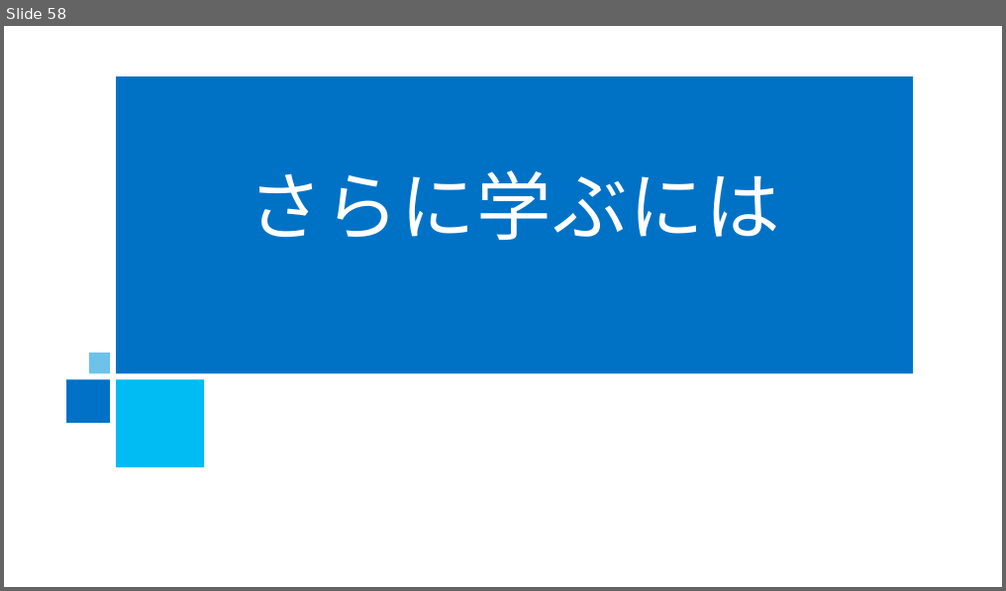
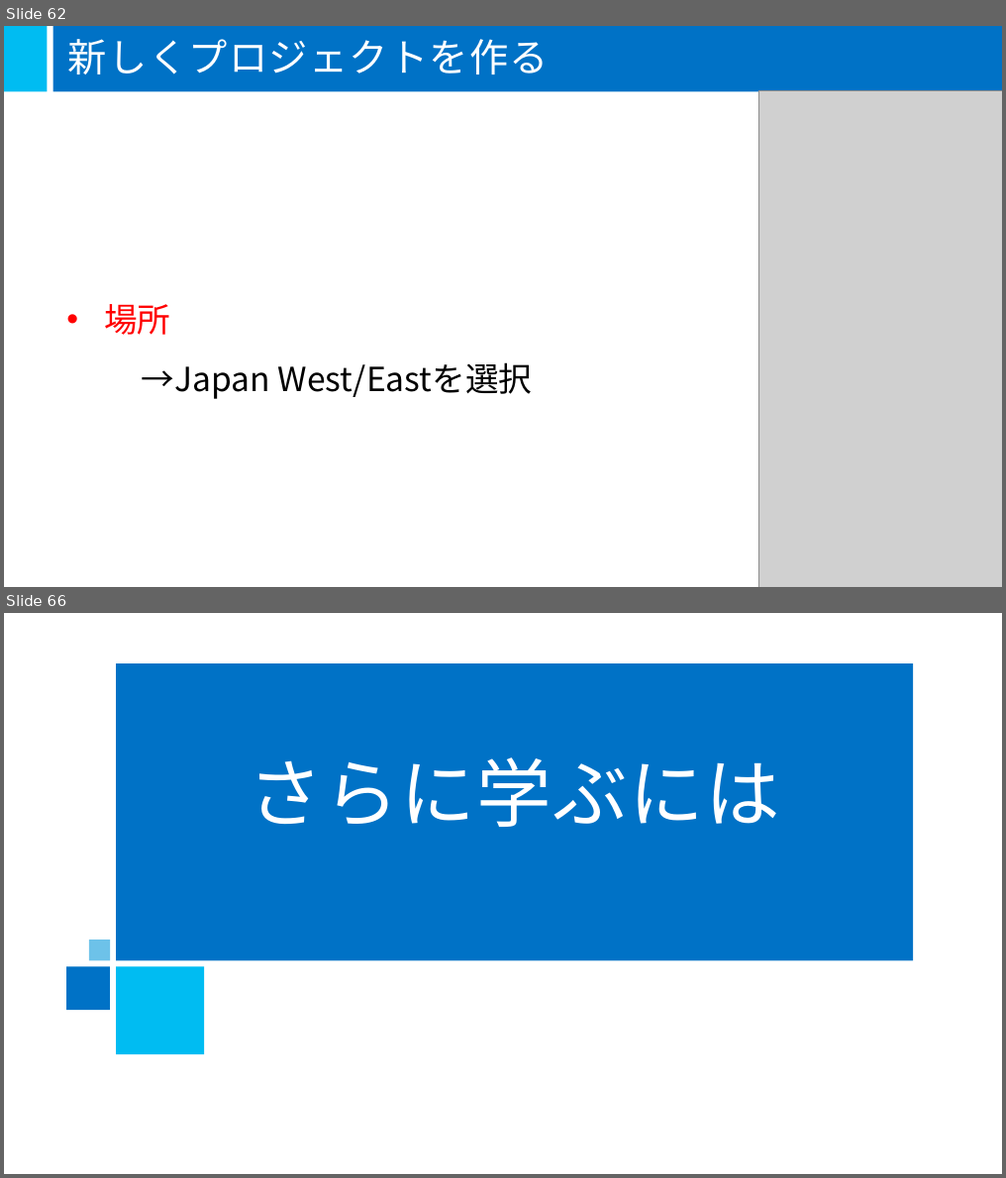
Before and after one commit to mspjp/20160611TokyoSeminar, a slide deck: 05-Microsoft Azure/05-Microsoft Azure.pptx. Shown one above the other, each under a label of ours: slide 58 before the commit, slides 62 and 66 after it; the slides between them are not shown. The pictures are 1006x591 and 1006x1178 pixels, drawn with LibreOffice and Linux fonts; fonts in the diff are those of the drawing; grey boxes stand for pictures; background and template pictures are left out. Boxes give left, top, right and bottom in pixels: in the first picture for what was removed or moved away, otherwise in the second. Text is boxed around its words. In the diff, an @@ line names an element or a change of style, - is before the commit and + after.

```diff
--- a/05-Microsoft Azure/05-Microsoft Azure.pptx
+++ b/05-Microsoft Azure/05-Microsoft Azure.pptx
@@ slide 62 added at <box>4,26,1002,587</box>, background #FFFFFF @@
@@ rectangle added at <box>4,26,48,92</box>, fill #00BCF2 @@
@@ rectangle added at <box>54,26,1002,92</box>, fill #0072C6 @@
@@ title added at <box>68,39,548,75</box>, 37.3 pt, text #FFFFFF @@
+新しくプロジェクトを作る
@@ picture added at <box>758,90,1002,587</box> @@
@@ text added at <box>104,304,533,399</box>, 32 pt, text #000000 @@
+• 場所
+→Japan West/Eastを選択
@@ what was slide 58 is now slide 66 @@
```
Also in this commit, not shown: 5 slides changed, 8 other slides added, 1 slide removed.
